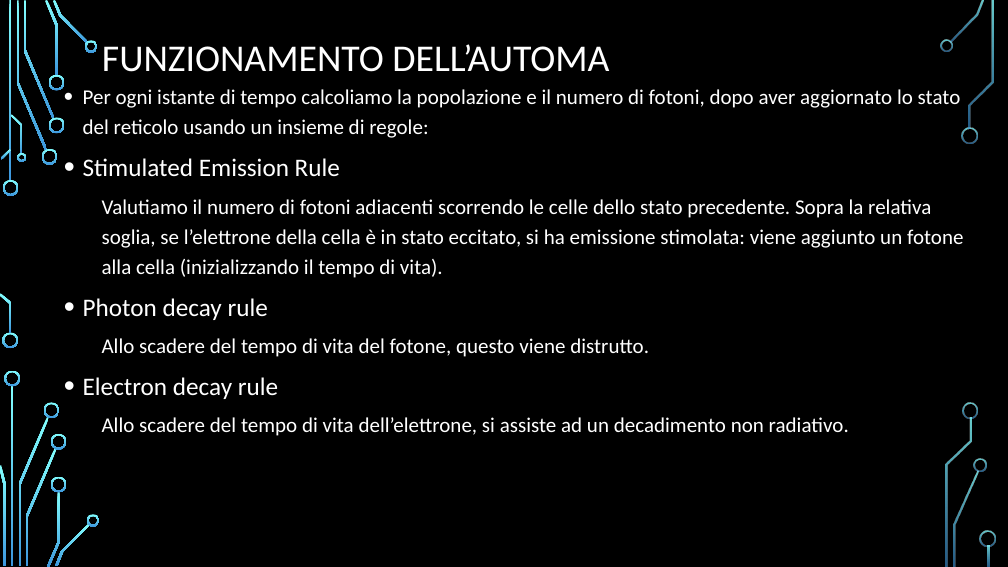
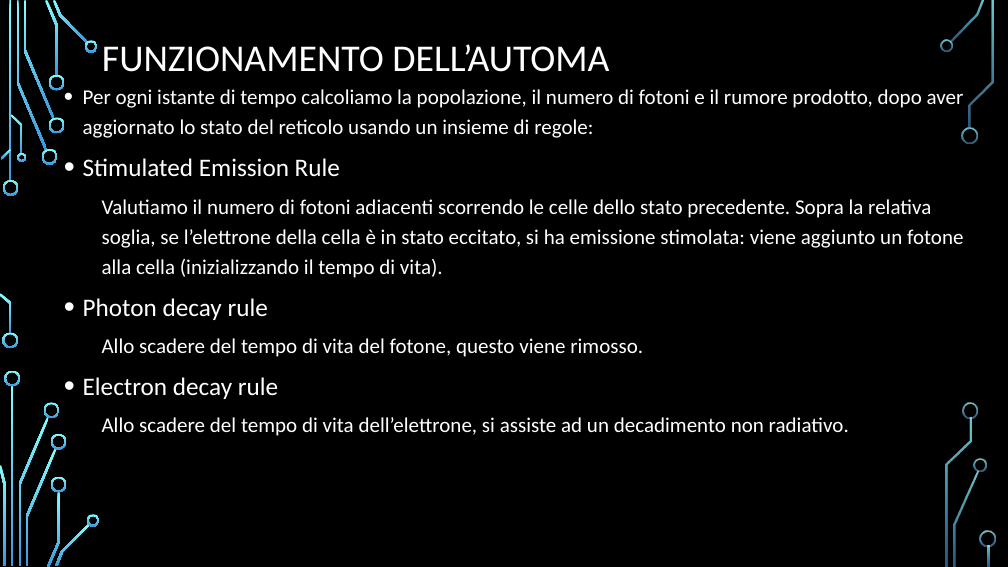
Before and after one commit to Frank01001/LASER-Dynamics-Simulation, a slide deck: slide 5 of Presentation/PresentazioneDispositivi.pptx. Drawn at 1008x567 pixels with LibreOffice and Linux fonts; fonts in the diff are those of the drawing; background and template pictures are left out. Boxes give left, top, right and bottom in pixels: in the first picture for what was removed or moved away, otherwise in the second. Text is boxed around its words. In the diff, an @@ line names an element or a change of style, - is before the commit and + after.

```diff
--- a/Presentation/PresentazioneDispositivi.pptx
+++ b/Presentation/PresentazioneDispositivi.pptx
@@ text at [83, 89, 964, 138]: text changed @@
-• Per ogni istante di tempo calcoliamo la popolazione e il numero di fotoni, dopo aver aggiornato lo stato del reticolo usando un insieme di regole:
+• Per ogni istante di tempo calcoliamo la popolazione, il numero di fotoni e il rumore prodotto, dopo aver aggiornato lo stato del reticolo usando un insieme di regole:
@@ text at [102, 338, 643, 357]: text changed @@
-  Allo scadere del tempo di vita del fotone, questo viene distrutto.
+  Allo scadere del tempo di vita del fotone, questo viene rimosso.
```
Also in this commit, not shown: 10 other slides changed, 3 other files.
